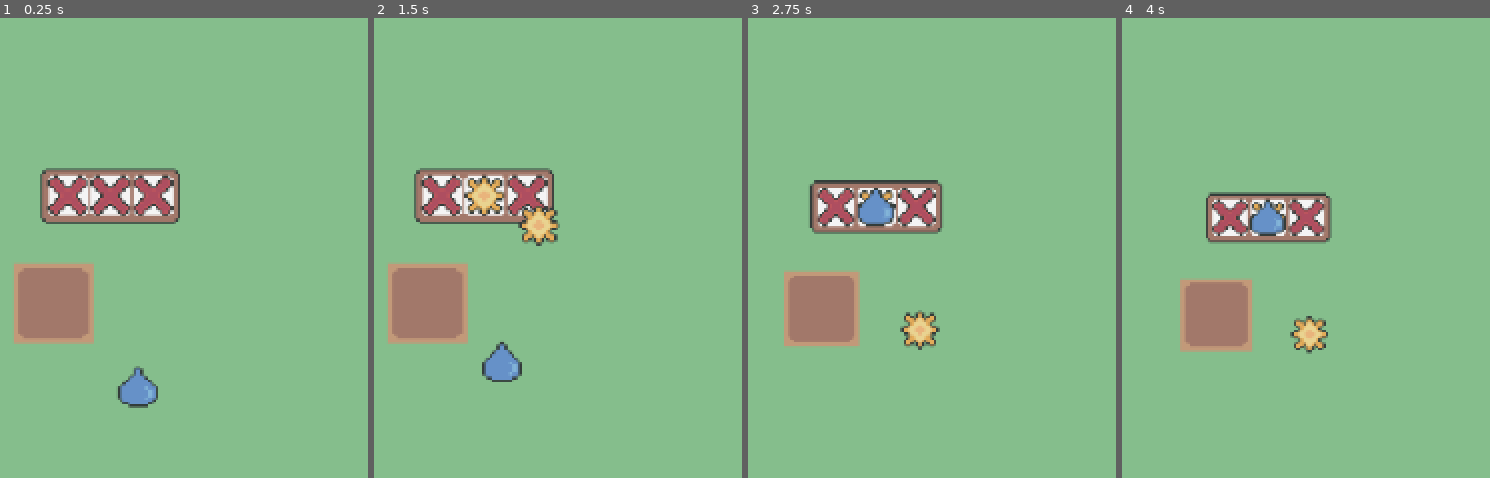
Above: before the commit, frames 1-4 (left to right).
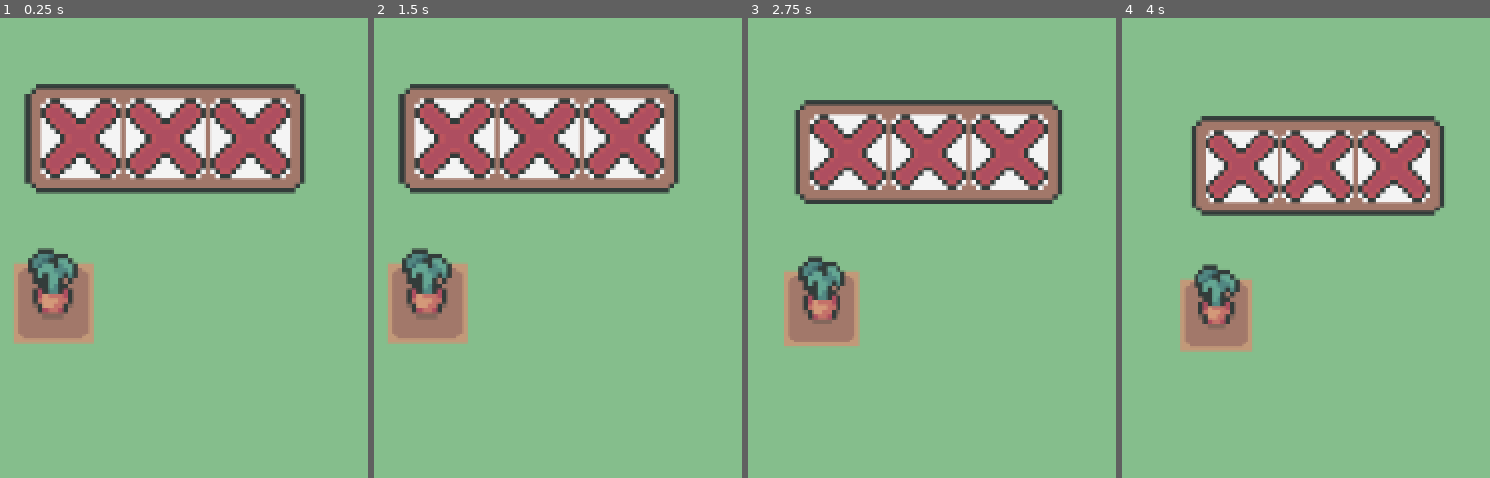
Above: after the commit, the same moments.

Repository: eric-marsh/farminata
Game: Godot game, scene res://scene/scene_switcher.tscn
Two runs of this game, one before a commit and one after it. Both use one fixed random seed, a clock stepped at 60 frames per second and the inputs below.
Inputs (mouse positions are in pixels of both pictures, inside the frame that each line leads up to):
- Up to frame 1 (0.25 s): no input
- Up to frame 2 (1.5 s): drag from (484, 197) to (outside the picture) at 0.52 s; drag from (513, 445) to (484, 197) at 1.27 s
- Up to frame 3 (2.75 s): tap Enter at 2 s; move the mouse to (920, 330) at 2.02 s; tap Mouse wheel down (SCROLL_DOWN) at 2.1 s; click (920, 330) at 2.17 s
- Up to frame 4 (4 s): tap Space (ui_select) at 2.75, 3.77 s; drag from (outside the picture) to (1195, 307) at 2.77 s; tap Enter at 3.5 s; move the mouse to (outside the picture) at 3.52 s; tap Mouse wheel down (SCROLL_DOWN) at 3.6 s; click (outside the picture) at 3.67 s

The runs differ from the first frame. In frame 1, 23% of the frame differs, in the area x 6-84%, y 14-85%; in frame 2, 23%, in the area x 6-84%, y 14-80%; in frame 3, 20%; in frame 4, 18%.

Commit message:
pick crops

Diff:
--- a/scene/droppable.gd
+++ b/scene/droppable.gd
@@ -3,7 +3,7 @@
 
 @export var target_position: Vector2
 @export var speed: float = 200.0
-@export var output_type: Enum.Output_Type = Enum.Output_Type.Water
+@export var drop_type: Enum.Drop_Type = Enum.Drop_Type.Water
 var is_dragging: bool = false
 
 var upwards_speed: float = 100.0
@@ -15,7 +15,7 @@
 
 var start_pos: Vector2
 func _ready():
-	$Sprite2D.texture = Util.get_output_type_img(output_type)
+	$Sprite2D.texture = Util.get_drop_type_img(drop_type)
 	start_pos = global_position
 
 func _physics_process(delta):
--- a/scene/main.tscn
+++ b/scene/main.tscn
@@ -1,10 +1,9 @@
-[gd_scene load_steps=6 format=3 uid="uid://ba0lyty7rw2vj"]
+[gd_scene load_steps=5 format=3 uid="uid://ba0lyty7rw2vj"]
 
 [ext_resource type="Script" uid="uid://by0tfe1nx5cjc" path="res://script/main.gd" id="1_ig7tw"]
 [ext_resource type="Script" uid="uid://d4elg2t07heho" path="res://script/camera_2d.gd" id="2_v0l8b"]
 [ext_resource type="PackedScene" uid="uid://b8nkjd470xyme" path="res://scene/plot_grid.tscn" id="4_0ha60"]
 [ext_resource type="PackedScene" uid="uid://c815fpybt36io" path="res://scene/slot_machine.tscn" id="4_brvut"]
-[ext_resource type="PackedScene" uid="uid://xiwavl2b1sw0" path="res://scene/droppable.tscn" id="5_0ha60"]
 
 [node name="Main" type="Node2D"]
 script = ExtResource("1_ig7tw")
@@ -17,12 +16,9 @@
 position = Vector2(138, 119)
 
 [node name="SlotMachine" parent="PlotContainer" node_paths=PackedStringArray("paired_plot_grid") instance=ExtResource("4_brvut")]
-position = Vector2(39, -27)
+position = Vector2(61, -50)
 paired_plot_grid = NodePath("../PlotGrid")
 
 [node name="PlotGrid" parent="PlotContainer" instance=ExtResource("4_0ha60")]
 
 [node name="Drops" type="Node2D" parent="."]
-
-[node name="Droppable" parent="Drops" instance=ExtResource("5_0ha60")]
-position = Vector2(188, 140)
--- a/scene/output.gd
+++ b/scene/output.gd
@@ -1,7 +1,6 @@
 extends Node2D
 class_name output
 
-const DROPPABLE = preload("res://scene/droppable.tscn")
 
 @export var slot_pos: Enum.Slot_Pos = Enum.Slot_Pos.Left
 
@@ -16,7 +15,7 @@
 func _process(delta: float) -> void:
 	pass
 
-func spawn_droppable(output_type: Enum.Output_Type, target_position: Vector2) -> void:
+func trigger_output(drop_type: Enum.Drop_Type, target_position: Vector2) -> void:
 	var rand_impulse_dir: float
 
 	match slot_pos:
@@ -28,12 +27,4 @@
 			rand_impulse_dir = Util.rng.randf_range(min_range, max_range)
 
 	var impulse = output_impulse + Vector2(rand_impulse_dir, -55.9)
-
-	var d = DROPPABLE.instantiate() as droppable
-	d.output_type = output_type
-	d.target_position = target_position
-	d.apply_central_impulse(impulse)
-	d.global_position = global_position
-
-	if Globals.DropsNode:
-		Globals.DropsNode.add_child(d)
+	Util.spawn_droppable(drop_type, global_position, target_position, impulse)
--- a/scene/plot.tscn
+++ b/scene/plot.tscn
@@ -24,3 +24,4 @@
 centered = false
 
 [connection signal="body_entered" from="Area2D" to="." method="_on_area_2d_body_entered"]
+[connection signal="input_event" from="Area2D" to="." method="_on_area_2d_input_event"]
--- a/scene/plot_grid.tscn
+++ b/scene/plot_grid.tscn
@@ -8,3 +8,5 @@
 num_plots = 9
 
 [node name="Plot" parent="." instance=ExtResource("2_315pt")]
+plot_growth_state = 4
+grow_type = 1
--- a/scene/slot_machine.tscn
+++ b/scene/slot_machine.tscn
@@ -7,7 +7,7 @@
 [ext_resource type="PackedScene" uid="uid://dx7x4rdgygqg6" path="res://scene/output.tscn" id="5_om1wn"]
 
 [sub_resource type="RectangleShape2D" id="RectangleShape2D_cgo26"]
-size = Vector2(56, 22)
+size = Vector2(112, 44)
 
 [node name="SlotMachine" type="Area2D"]
 script = ExtResource("1_vdvju")
@@ -21,7 +21,7 @@
 [node name="slot_symbols" type="Node2D" parent="."]
 
 [node name="slot_1" type="Sprite2D" parent="slot_symbols"]
-position = Vector2(-17, 0)
+position = Vector2(-34, 0)
 texture = ExtResource("4_om1wn")
 
 [node name="Output" parent="slot_symbols/slot_1" instance=ExtResource("5_om1wn")]
@@ -33,7 +33,7 @@
 slot_pos = 1
 
 [node name="slot_3" type="Sprite2D" parent="slot_symbols"]
-position = Vector2(17, 0)
+position = Vector2(34, 0)
 texture = ExtResource("4_om1wn")
 
 [node name="Output" parent="slot_symbols/slot_3" instance=ExtResource("5_om1wn")]
--- a/script/enum.gd
+++ b/script/enum.gd
@@ -1,12 +1,13 @@
 extends Node
 class_name EnumNode
 
-enum Output_Type { Blurry, X, Water, Sun, Carrot_Seed }
+enum Drop_Type { Blurry, X, Water, Sun, Carrot_Seed, Carrot }
+enum Grow_Types { None, Carrot, Onion }
 
 enum Plot_State { Dry, Wet }
 
 enum Plot_Growth_State { None, Seed, Partial_1, Partial_2, Full }
 
-enum Grow_Types { None, Carrot, Onion }
+
 
 enum Slot_Pos {Left, Middle, Right}
--- a/script/main.gd
+++ b/script/main.gd
@@ -26,6 +26,7 @@
 		is_paused = false
 		return
 	total_seconds += delta
+
 
 func _input(event):
 	if Debug.DEBUG_ENABLE_DEBUGGING_KEYS and event.is_action_pressed("ui_cancel"):
--- a/script/plot.gd
+++ b/script/plot.gd
@@ -12,6 +12,7 @@
 
 func _ready() -> void:
 	size = Vector2($Dirt.texture.get_width(), $Dirt.texture.get_height())
+	update_image()
 
 func _process(delta: float) -> void:
 	pass
@@ -25,17 +26,17 @@
 func apply_droppable(d: droppable):
 	if plot_growth_state == Enum.Plot_Growth_State.Full:
 		return
-	match d.output_type:
-		Enum.Output_Type.Water:
+	match d.drop_type:
+		Enum.Drop_Type.Water:
 			if plot_state == Enum.Plot_State.Dry:
 				plot_state = Enum.Plot_State.Wet
 				d.delete()
-		Enum.Output_Type.Sun:
+		Enum.Drop_Type.Sun:
 			if plot_state == Enum.Plot_State.Wet and plot_growth_state != Enum.Plot_Growth_State.None:
 				plot_state = Enum.Plot_State.Dry
 				set_next_growth_state()
 				d.delete()
-		Enum.Output_Type.Carrot_Seed:
+		Enum.Drop_Type.Carrot_Seed:
 			if plot_growth_state == Enum.Plot_Growth_State.None:
 				set_next_growth_state()
 				d.delete()
@@ -44,6 +45,9 @@
 	update_image()
 
 
+
+func reset_growth_state():
+	plot_growth_state = Enum.Plot_Growth_State.None
 
 func set_next_growth_state():
 	print("Next Growth State")
@@ -62,7 +66,7 @@
 const PLOT_WET = preload("res://img/plot/plot_wet.png")
 const PLOT_DRY = preload("res://img/plot/plot_dry.png")
 const SEED = preload("res://img/plants/seed.png")
-const PRODUCE = preload("res://img/plants/carrot/produce.png")
+const CARROT = preload("res://img/plants/carrot/carrot.png")
 const SAPLING_1 = preload("res://img/plants/carrot/sapling_1.png")
 const SAPLING_2 = preload("res://img/plants/carrot/sapling_2.png")
 const SAPLING_FINAL = preload("res://img/plants/carrot/sapling_final.png")
@@ -91,3 +95,28 @@
 			Enum.Plot_Growth_State.Full:
 				$Plant.texture = SAPLING_FINAL
 				$Plant.offset = Vector2(0, -8)
+
+
+func _on_area_2d_input_event(viewport: Node, event: InputEvent, shape_idx: int) -> void:
+	if plot_growth_state != Enum.Plot_Growth_State.Full:
+		return
+
+	if event is InputEventMouseButton:
+		if event.button_index == MOUSE_BUTTON_LEFT and event.pressed:
+			reset_growth_state()
+			update_image()
+			spawn_produce()
+
+
+func spawn_produce():
+	var d
+	match grow_type:
+		Enum.Grow_Types.None:
+			return
+		Enum.Grow_Types.Carrot:
+			d = Util.spawn_droppable(Enum.Drop_Type.Carrot, global_position, Vector2.ZERO, Vector2.ZERO)
+			d.is_dragging = true
+
+	if Globals.Main and !Globals.Main.is_dragging:
+		d.is_dragging = true
+		Globals.Main.is_dragging = true
--- a/script/plot_grid.gd
+++ b/script/plot_grid.gd
@@ -5,7 +5,8 @@
 
 var plots: Array[plot] = []
 func _ready() -> void:
-	reset_plots()
+	for c in get_children():
+		plots.push_back(c)
 	pass
 
 func _process(delta: float) -> void:
@@ -20,32 +21,6 @@
 	add_child(p)
 	plots.push_back(p)
 
-
-	# this isnt perfect, as it moves plots around. We will need a save system that keeps track of each row
-	#for c in $VBoxContainer.get_children():
-		#c.queue_free()
-		#
-	#plots.clear()
-		#
-	#var num_columns: int = ceil(sqrt(num_plots))
-	#var num_plots_left = num_plots
-	#for i in range(num_columns):
-		#var row = PLOT_ROW.instantiate() as HBoxContainer
-		#$VBoxContainer.add_child(row)
-		#for j in range(num_columns):
-			#if num_plots_left <= 0:
-				#break
-			#var p = PLOT.instantiate() as plot
-			#row.add_child(p)
-			#plots.push_back(p)
-			#num_plots_left -= 1
-		#if num_plots_left <= 0:
-			#break
-
 func get_random_plot_position() -> Vector2:
-	#var p = $VBoxContainer.get_children()[0].get_children()[0] as plot
-
-	#return p.global_position + p.size / 2
 	var p = plots.pick_random()
-
 	return p.global_position + p.size / 2
--- a/script/slot_machine.gd
+++ b/script/slot_machine.gd
@@ -7,18 +7,18 @@
 var min_spin_time: float = default_wait_time / 2
 var slot_gap_time = (default_wait_time - min_spin_time) / 3
 
-var possible_outputs: Array[Enum.Output_Type] = [
-	Enum.Output_Type.X,
-	Enum.Output_Type.X,
-	Enum.Output_Type.Sun,
-	Enum.Output_Type.Water,
-	Enum.Output_Type.Carrot_Seed
+var possible_outputs: Array[Enum.Drop_Type] = [
+	Enum.Drop_Type.X,
+	Enum.Drop_Type.X,
+	Enum.Drop_Type.Sun,
+	Enum.Drop_Type.Water,
+	Enum.Drop_Type.Carrot_Seed
 	]
 
-var slots: Array[Enum.Output_Type] = [
-	Enum.Output_Type.X,
-	Enum.Output_Type.X,
-	Enum.Output_Type.X,
+var slots: Array[Enum.Drop_Type] = [
+	Enum.Drop_Type.X,
+	Enum.Drop_Type.X,
+	Enum.Drop_Type.X,
 ]
 
 func _ready() -> void:
@@ -49,7 +49,7 @@
 
 func start_spin_timer() -> void:
 	$SpinTimer.start()
-	set_all_slots(Enum.Output_Type.Blurry)
+	set_all_slots(Enum.Drop_Type.Blurry)
 	update_slot_symbols_images()
 
 	Util.quick_timer(self, min_spin_time, func():
@@ -58,14 +58,14 @@
 
 func set_next_slot_symbol():
 	for i in range(slots.size()):
-		if slots[i] == Enum.Output_Type.Blurry:
+		if slots[i] == Enum.Drop_Type.Blurry:
 			var output_type = get_random_slot_output()
 			slots[i] = output_type
 			var target_pos = paired_plot_grid.get_random_plot_position()
 			update_slot_symbols_images()
 
 			if Util.is_valid_droppable_type(output_type):
-				$slot_symbols.get_children()[i].get_node("Output").spawn_droppable(output_type, target_pos)
+				$slot_symbols.get_children()[i].get_node("Output").trigger_output(output_type, target_pos)
 
 			if i < slots.size() - 1:
 				Util.quick_timer(self, slot_gap_time, func():
@@ -75,7 +75,10 @@
 				$SpinTimer.stop() # stop timer just in case it doesnt line up. It doesnt
 			return
 
-func get_random_slot_output() -> Enum.Output_Type:
+
+
+
+func get_random_slot_output() -> Enum.Drop_Type:
 	return possible_outputs[randi() % possible_outputs.size()]
 
 func _on_spin_timer_timeout() -> void:
@@ -83,15 +86,10 @@
 	pass
 
 
-func output_all():
-	for slot in $slot_symbols.get_children():
-		var target_pos = paired_plot_grid.get_random_plot_position()
-		slot.get_node("Output").spawn_droppable(target_pos)
-
-func set_all_slots(symbol: Enum.Output_Type) -> void:
+func set_all_slots(symbol: Enum.Drop_Type) -> void:
 	for i in range(slots.size()):
 		slots[i] = symbol
 
 func update_slot_symbols_images() -> void:
 	for i in range($slot_symbols.get_children().size()):
-		$slot_symbols.get_children()[i].texture = Util.get_output_type_img(slots[i])
+		$slot_symbols.get_children()[i].texture = Util.get_drop_type_img(slots[i])
--- a/script/util.gd
+++ b/script/util.gd
@@ -22,42 +22,60 @@
 	var values = enum_type.values()
 	return values[randi() % values.size()]
 
-#enum Output_Type {X, Water, Sun, Carrot_Seed }
+#enum Drop_Type {X, Water, Sun, Carrot_Seed }
 const BLURRY = preload("res://img/slots/symbols/blurry.png")
 const CARROT_SEED = preload("res://img/slots/symbols/carrot_seed.png")
 const SUN = preload("res://img/slots/symbols/sun.png")
 const WATER = preload("res://img/slots/symbols/water.png")
 const X = preload("res://img/slots/symbols/x.png")
-func get_output_type_img(symbol: Enum.Output_Type) -> Texture2D:
+const CARROT = preload("res://img/plants/carrot/carrot.png")
+
+func get_drop_type_img(symbol: Enum.Drop_Type) -> Texture2D:
 	match(symbol):
-		Enum.Output_Type.Blurry:
+		Enum.Drop_Type.Blurry:
 			return BLURRY
-		Enum.Output_Type.X:
+		Enum.Drop_Type.X:
 			return X
-		Enum.Output_Type.Water:
+		Enum.Drop_Type.Water:
 			return WATER
-		Enum.Output_Type.Sun:
+		Enum.Drop_Type.Sun:
 			return SUN
-		Enum.Output_Type.Carrot_Seed:
+		Enum.Drop_Type.Carrot_Seed:
 			return CARROT_SEED
+		Enum.Drop_Type.Carrot:
+			return CARROT
 		_:
 			return null
 
-func is_valid_droppable_type(symbol: Enum.Output_Type) -> bool:
-	return symbol != Enum.Output_Type.X and symbol != Enum.Output_Type.Blurry
+func is_valid_droppable_type(symbol: Enum.Drop_Type) -> bool:
+	return symbol != Enum.Drop_Type.X and symbol != Enum.Drop_Type.Blurry
 
-func get_slot_output_string(symbol: Enum.Output_Type) -> String:
+func get_slot_output_string(symbol: Enum.Drop_Type) -> String:
 	match(symbol):
-		Enum.Output_Type.Blurry:
+		Enum.Drop_Type.Blurry:
 			return "BLURRY"
-		Enum.Output_Type.X:
+		Enum.Drop_Type.X:
 			return "X"
-		Enum.Output_Type.Water:
+		Enum.Drop_Type.Water:
 			return "WATER"
-		Enum.Output_Type.Sun:
+		Enum.Drop_Type.Sun:
 			return "SUN"
-		Enum.Output_Type.Carrot_Seed:
+		Enum.Drop_Type.Carrot_Seed:
 			return "CARROT_SEED"
 		_:
 			print("DONT KNOW WHAT THAT WAS", symbol)
 			return ""
+
+
+const DROPPABLE = preload("res://scene/droppable.tscn")
+
+func spawn_droppable(drop_type: Enum.Drop_Type, position: Vector2, target_position: Vector2, impulse: Vector2 = Vector2.ZERO):
+	var d = DROPPABLE.instantiate() as droppable
+	d.drop_type = drop_type
+	d.global_position = position
+	d.target_position = target_position
+	if impulse != Vector2.ZERO:
+		d.apply_central_impulse(impulse)
+	if Globals.DropsNode:
+		Globals.DropsNode.add_child(d)
+	return d
Renamed: img/plants/carrot/produce.png -> img/plants/carrot/carrot.png
Not shown, changed: img/plants/carrot/carrot.png.import
Binary file changed: img/slots/slots.png
Binary file changed: img/slots/slots_white_bg.png
Binary file changed: img/slots/symbols/blurry.png
Binary file changed: img/slots/symbols/carrot_seed.png
Binary file changed: img/slots/symbols/sun.png
Binary file changed: img/slots/symbols/water.png
Binary file changed: img/slots/symbols/x.png
